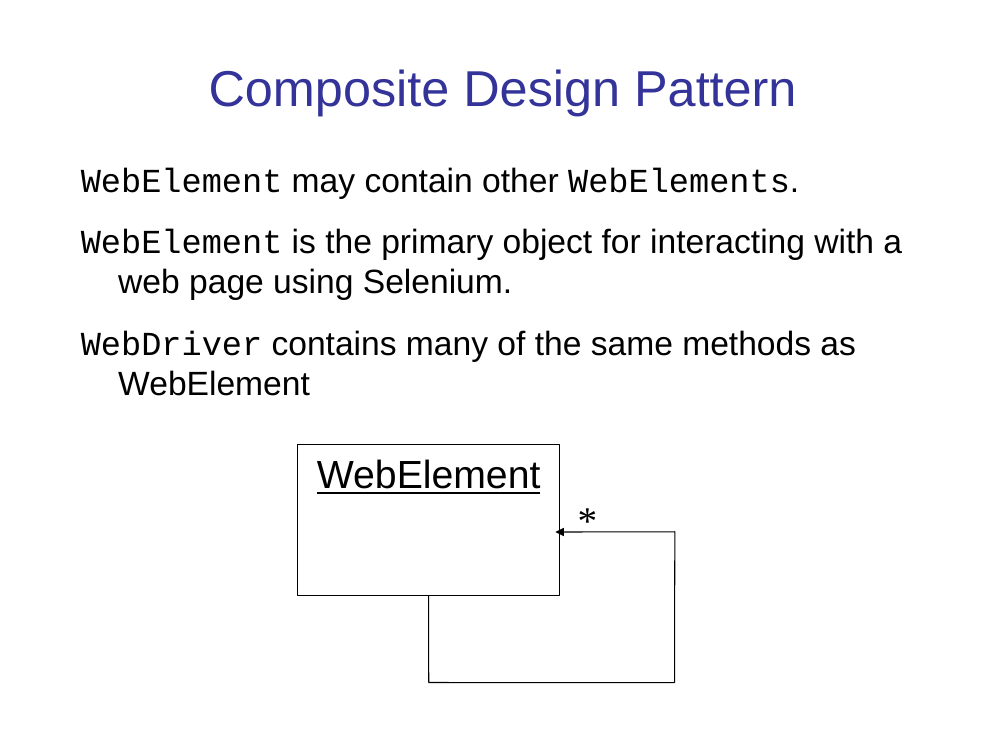
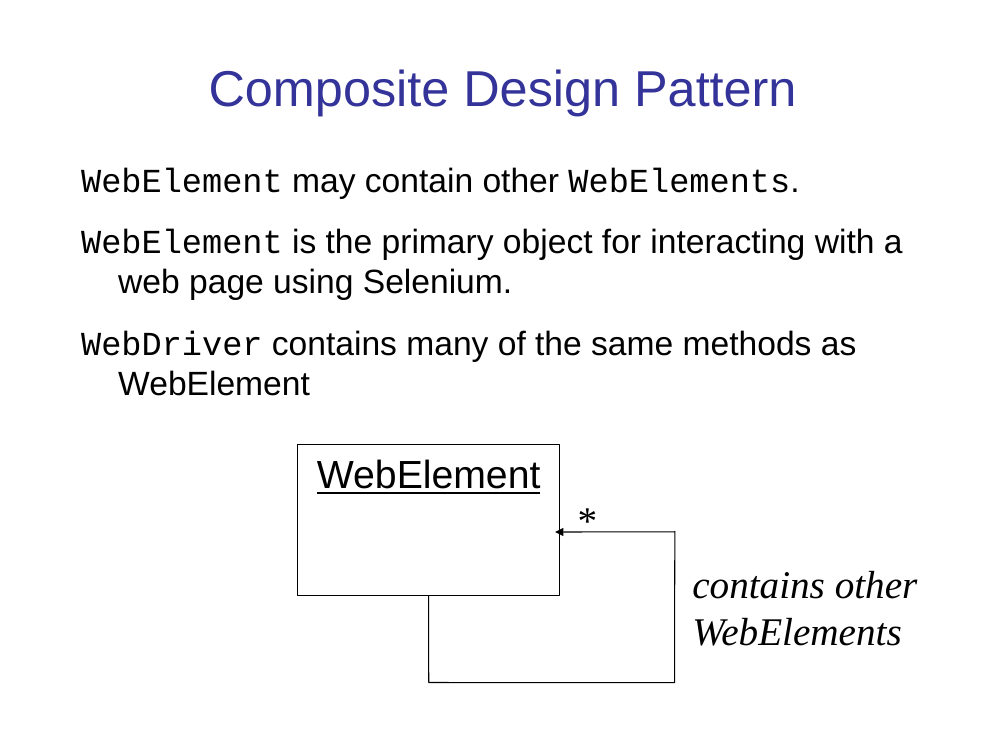
Before and after one commit to cpske/ISP, a slide deck: slide 20 of testing/WebTesting.ppt. Drawn at 1008x756 pixels with LibreOffice and Linux fonts; fonts in the diff are those of the drawing. Boxes give left, top, right and bottom in pixels: in the first picture for what was removed or moved away, otherwise in the second. Text is boxed around its words. In the diff, an @@ line names an element or a change of style, - is before the commit and + after.

```diff
--- a/testing/WebTesting.ppt
+++ b/testing/WebTesting.ppt
@@ text added at [692, 570, 918, 646], 28 pt, text #000000, italic @@
+contains other WebElements
```
Also in this commit, not shown: 6 other slides changed, 5 other files.
